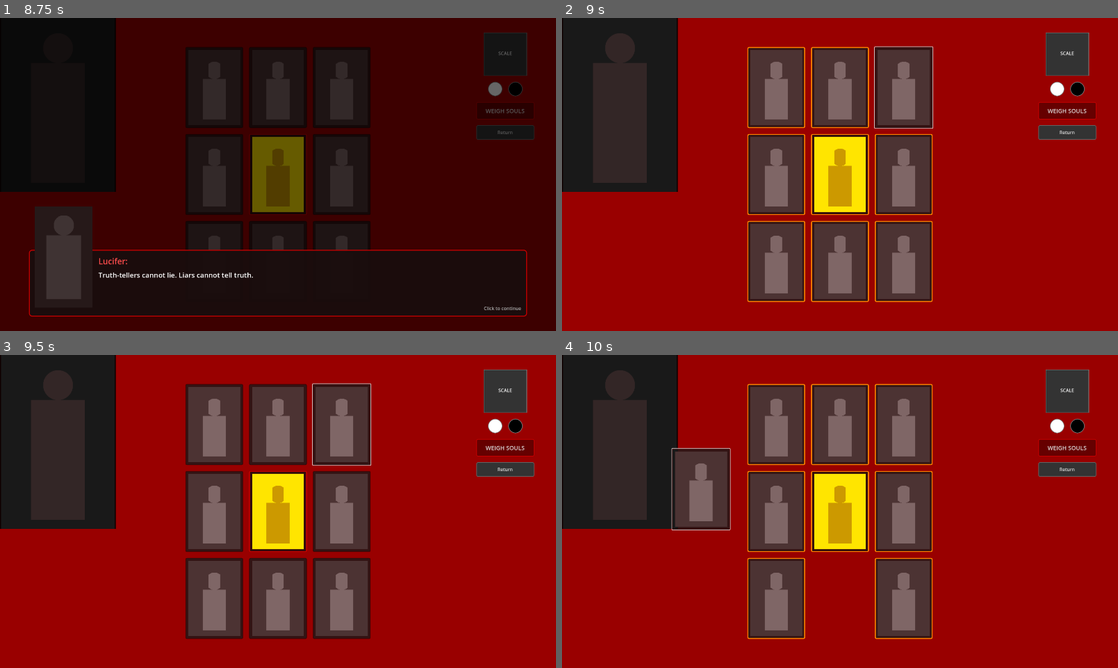
Above: before the commit, frames 1-4 (two rows, left to right).
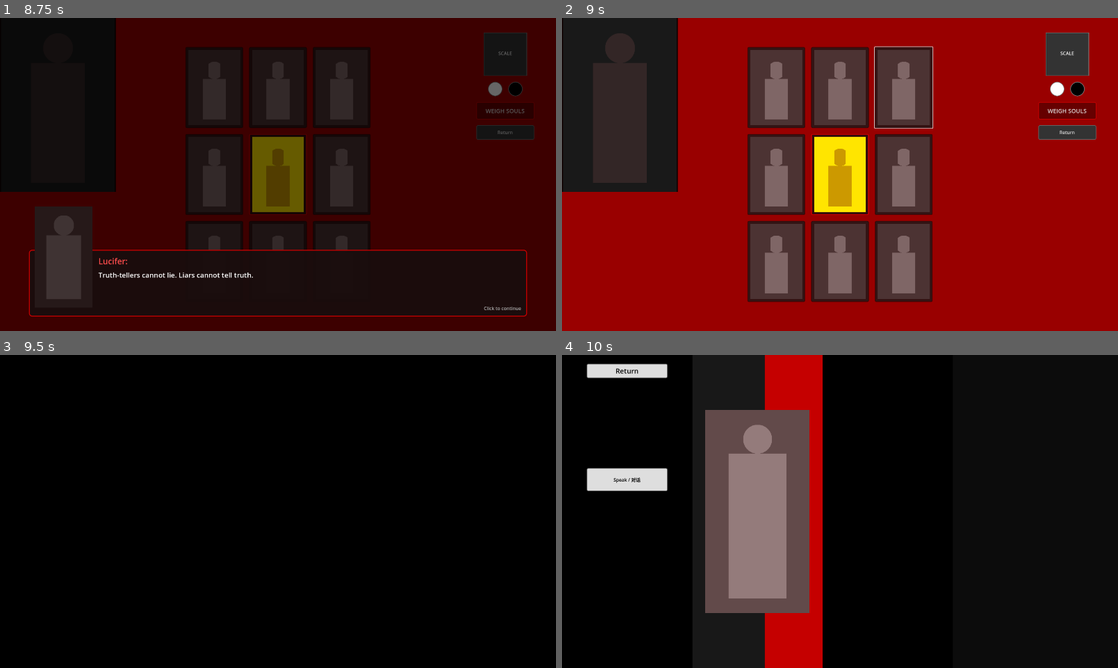
Above: after the commit, the same moments.

Repository: Amoniethian/Arbiter_godot
Game: Godot game, scene res://scenes/main.tscn
Two runs of this game, one before a commit and one after it. Both use one fixed random seed, a clock stepped at 60 frames per second and the inputs below.
Inputs (mouse positions are in pixels of both pictures, inside the frame that each line leads up to):
- Up to frame 1 (8.75 s): tap Enter at 0.5, 0.6, 8 s; move the mouse to (400, 158) at 0.52 s; click (400, 158) at 0.67 s; tap Space at 0.77 s; click "Start Game" at 1.25 s; click "Skip" at 2 s; click (216, 86) at 2.77 s; click "WEIGH SOULS" at 3.5 s; click (216, 86) at 4.27 s; click "WEIGH SOULS" at 5 s; click (216, 86) at 5.77 s; click "WEIGH SOULS" at 6.5 s; click "Return" at 7.25 s; drag from (166, 190) to (250, 237) at 8.02 s
- Up to frame 2 (9 s): tap Enter at 8.75, 8.85 s; move the mouse to (895, 105) at 8.77 s; click (895, 105) at 8.92 s
- Up to frame 3 (9.5 s): no input
- Up to frame 4 (10 s): drag from (812, 574) to (673, 464) at 9.52 s

Frame 1 is identical in both runs. In frame 2, 1.8% of the frame differs, in the area x 33-67%, y 9-91%; in frame 3, 100%, in the area x 0-100%, y 0-100%; in frame 4, 96%.

Commit message:
fix: Improve click vs drag detection for character detail navigation
Previously, mouse down immediately started drag mode, which prevented
the click event from firing correctly to open character detail.

Changes:
- Add DRAG_THRESHOLD (10px) to distinguish clicks from drags
- Track mouse_start_position and is_potential_click state
- Only start actual dragging after mouse moves beyond threshold
- Click event fires if mouse didn't move much between down and up
- Drag event only fires if actual dragging occurred

https://claude.ai/code/session_01LrXhrRsjZNbqAMwmqiLSmU

Diff:
--- a/scripts/ui/grid_cell.gd
+++ b/scripts/ui/grid_cell.gd
@@ -24,6 +24,11 @@
 var is_dragging: bool = false
 var drag_offset: Vector2 = Vector2.ZERO
 var original_position: Vector2 = Vector2.ZERO
+var mouse_start_position: Vector2 = Vector2.ZERO
+var is_potential_click: bool = false
+
+## Drag threshold - if mouse moves less than this, it's a click / 拖拽阈值 - 鼠标移动小于此值视为点击
+const DRAG_THRESHOLD: float = 10.0
 
 
 func _ready() -> void:
@@ -66,7 +71,6 @@
 
 ## Connect signals / 连接信号
 func _connect_signals() -> void:
-	click_area.pressed.connect(_on_click_area_pressed)
 	click_area.button_down.connect(_on_button_down)
 	click_area.button_up.connect(_on_button_up)
 
@@ -163,39 +167,52 @@
 	highlight_border.visible = show
 
 
-## Handle click / 处理点击
-func _on_click_area_pressed() -> void:
-	if not is_dragging and not is_dead:
+## Handle button down / 处理按下
+func _on_button_down() -> void:
+	if is_dead:
+		return
+
+	# Store starting state / 存储起始状态
+	mouse_start_position = get_global_mouse_position()
+	original_position = global_position
+	drag_offset = mouse_start_position - global_position
+	is_potential_click = true
+	is_dragging = false
+
+
+## Handle button up / 处理释放
+func _on_button_up() -> void:
+	if is_dead:
+		return
+
+	var mouse_end_position = get_global_mouse_position()
+	var mouse_distance = mouse_start_position.distance_to(mouse_end_position)
+
+	if is_dragging:
+		# Was dragging - end drag / 正在拖拽 - 结束拖拽
+		is_dragging = false
+		z_index = 0
+		var target = _find_cell_at_position(mouse_end_position)
+		drag_ended.emit(self, target)
+	elif is_potential_click and mouse_distance < DRAG_THRESHOLD:
+		# Was a click (didn't move much) / 是点击（没有移动太多）
 		cell_clicked.emit(self)
 
-
-## Handle button down for drag / 处理按下以开始拖拽
-func _on_button_down() -> void:
-	if is_dead:
-		return
-
-	is_dragging = true
-	original_position = global_position
-	drag_offset = get_global_mouse_position() - global_position
-	z_index = 100
-	drag_started.emit(self)
-
-
-## Handle button up for drag / 处理释放以结束拖拽
-func _on_button_up() -> void:
-	if not is_dragging:
-		return
-
-	is_dragging = false
-	z_index = 0
-
-	# Find target cell at drop position
-	var target = _find_cell_at_position(get_global_mouse_position())
-	drag_ended.emit(self, target)
+	is_potential_click = false
 
 
 ## Process for drag / 拖拽处理
 func _process(_delta: float) -> void:
+	if is_potential_click and not is_dragging:
+		# Check if we should start dragging / 检查是否应该开始拖拽
+		var mouse_distance = mouse_start_position.distance_to(get_global_mouse_position())
+		if mouse_distance >= DRAG_THRESHOLD:
+			# Start dragging / 开始拖拽
+			is_dragging = true
+			is_potential_click = false
+			z_index = 100
+			drag_started.emit(self)
+
 	if is_dragging:
 		global_position = get_global_mouse_position() - drag_offset
 
